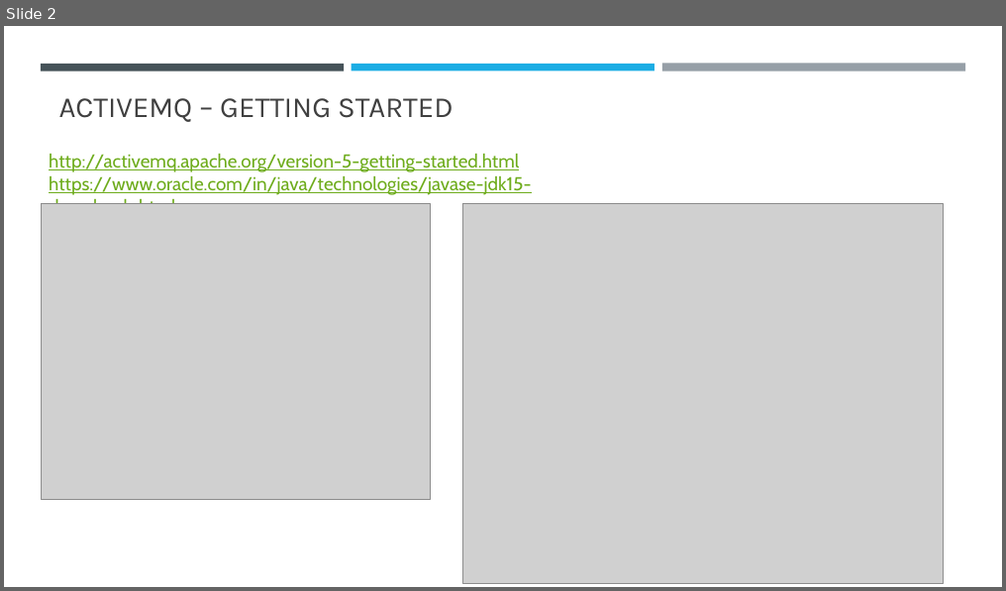
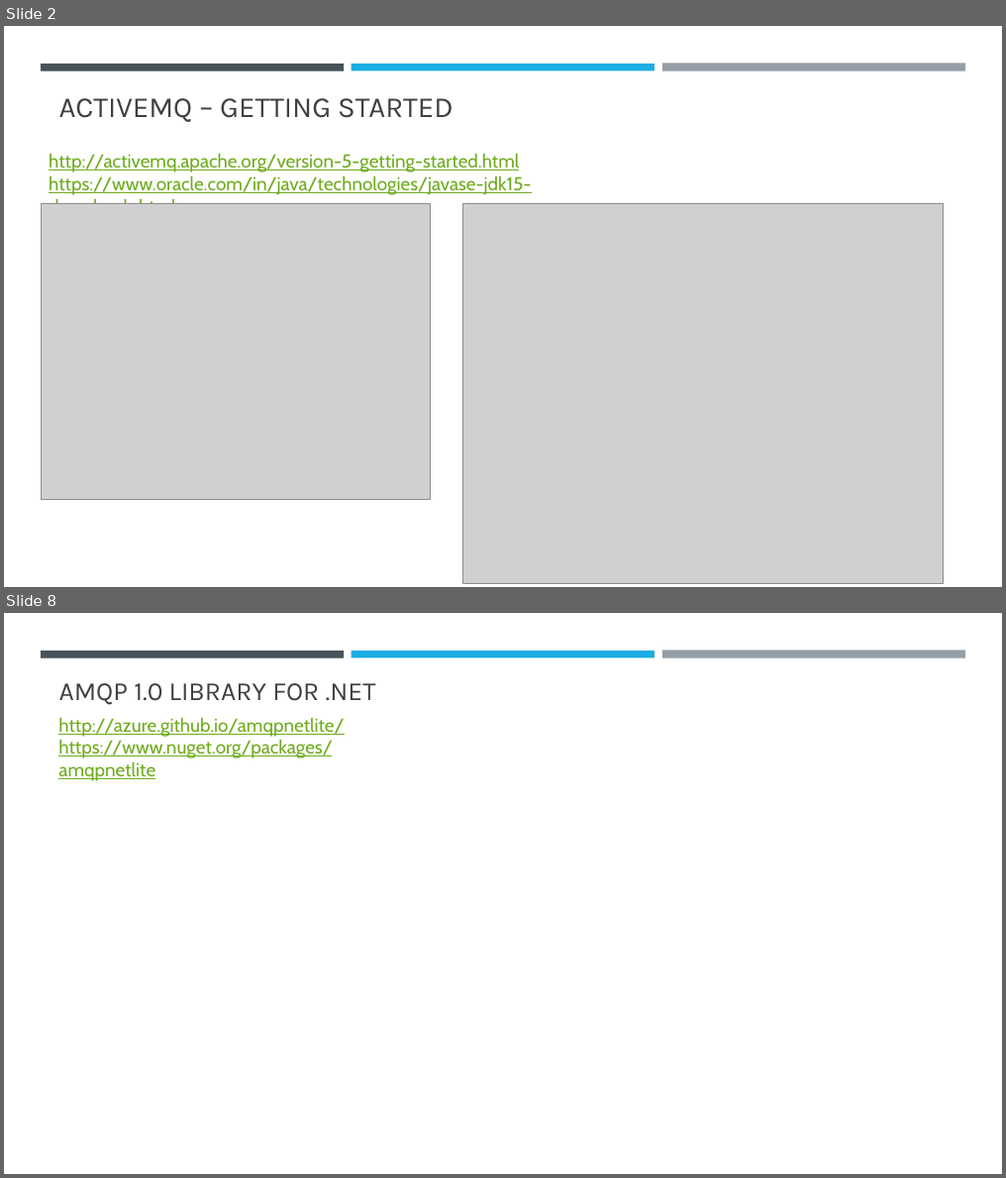
Before and after one commit to sansindia85/activemq, a slide deck: Presentation/ActiveMQ.pptx. Shown one above the other, each under a label of ours: slide 2 before the commit, slides 2 and 8 after it; the slides between them are not shown. The pictures are 1006x591 and 1006x1178 pixels, drawn with LibreOffice and Linux fonts; fonts in the diff are those of the drawing; grey boxes stand for pictures. Boxes give left, top, right and bottom in pixels: in the first picture for what was removed or moved away, otherwise in the second. Text is boxed around its words. In the diff, an @@ line names an element or a change of style, - is before the commit and + after.

Commit message:
Sensder Receiver - Hello AMQP.

```diff
--- a/Presentation/ActiveMQ.pptx
+++ b/Presentation/ActiveMQ.pptx
@@ slide 8 added at [4,613,1002,1174], background #FFFFFF; not listed: 3 template elements that a slide beside it also shows @@
@@ title added at [59,683,376,705], 25.2 pt, text #404040 @@
+AMQP 1.0 LIBRARY FOR .NET
@@ text added at [58,718,344,781], 18 pt, text #6EAC1C, underline @@
+http://azure.github.io/amqpnetlite/
+https://www.nuget.org/packages/amqpnetlite
```
Also in this commit, not shown: 1 slide changed, 4 other slides added, 3 other files.
